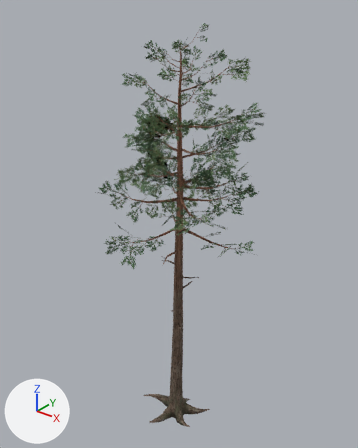
An edit to the Blender file assets/3d-models/pine_tall.blend, drawn before and after from the same camera.
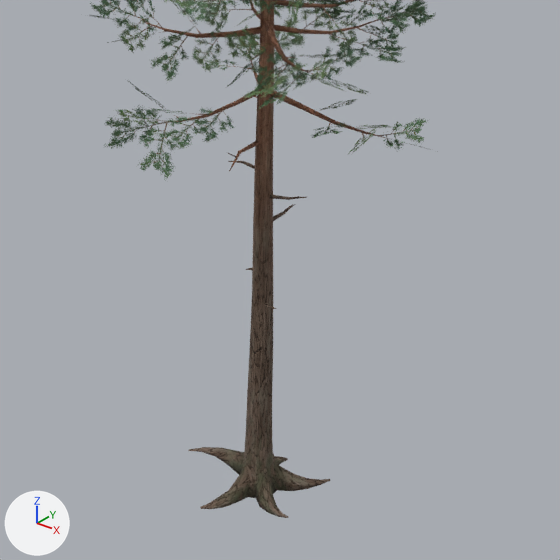
There are two pictures of each version: one whole from a camera (50 mm lens) standing at (8.96, -11.01, 14.9) and looking at (-0.14, 0.37, 7.85), one close up on the part from 16% to 88% of the width and 41% to 100% of the height. Lighting does not change. The marker at lower left points along +X, +Y and +Z. The older version's two pictures come first.

Names of what the first close-up shows: 'Pine_Tall'.
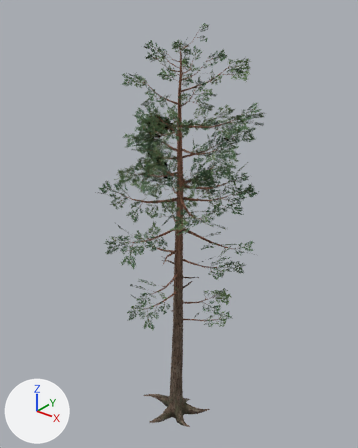
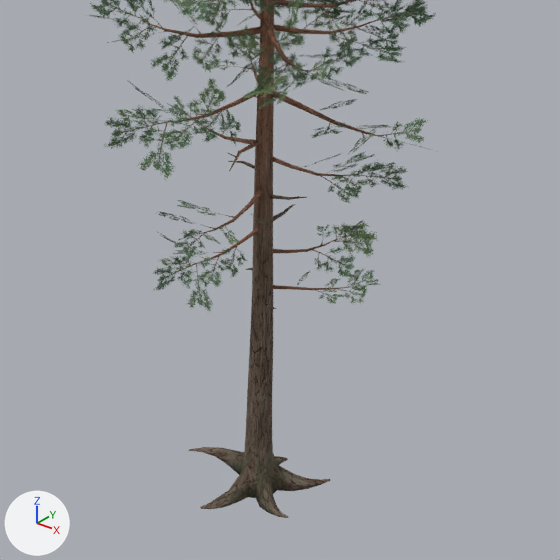
Pixel boxes (x1, y1, x2, y2) of what changed, in the close-ups (560 x 560 px):
part 1 of me_sm_pine_tall, added: after (272, 285, 350, 290)
part 2 of me_sm_pine_tall, added: after (273, 239, 336, 253)
part 3 of me_sm_pine_tall, added: after (194, 228, 258, 264)
part 4 of me_sm_pine_tall, added: after (201, 189, 264, 234)
part 5 of me_sm_pine_tall, added: after (271, 157, 357, 176)
part 6 of me_sm_pine_tall, added: after (201, 125, 256, 144)
part 7 of me_sm_pine_tall, added: after (153, 78, 409, 312)

What the commit changed:
me_sm_pine_tall is used by ob_pine_tall; location (0.0, 0.0, 0.0).
me_sm_pine_tall had 3212 vertices, 2608 faces and spanned x -2.28..3.15, y -2.53..3.12, z 0.0..14.0.
me_sm_pine_tall now has 3626 vertices, 2946 faces and spans x -2.28..3.15, y -2.53..3.12, z 0.0..14.0.
me_sm_pine_tall part 1: the loose piece of 27 vertices spanning x 0.12..2.35, y -0.12..0.14, z 7.77..7.99 is copied, and the copy is turned 42 degrees about the z axis through its middle and scaled by 0.65, then moved by (-0.58, 0.51, -3.57); it spans x 0.07..1.24, y 0.04..0.95, z 4.24..4.38.
me_sm_pine_tall part 2: the loose piece of 27 vertices spanning x -1.13..0.17, y 0.01..1.21, z 7.63..7.98 is copied, and the copy is turned -72 degrees about the z axis through its middle and scaled by 0.79, then moved by (0.85, 0.04, -2.86); it spans x 0.06..0.66, y 0.04..1.28, z 4.81..5.08.
me_sm_pine_tall part 3: the loose piece of 27 vertices spanning x -0.6..0.17, y -1.43..0.08, z 7.68..8.01 is copied, and the copy is turned 12 degrees about the z axis through its middle and scaled by 0.83, then moved by (0.16, 0.08, -2.4); it spans x -0.24..0.13, y -1.27..0.07, z 5.31..5.58.
me_sm_pine_tall part 4: the loose piece of 27 vertices spanning x 0.12..2.35, y -0.12..0.14, z 7.77..7.99 is copied, and the copy is turned -82 degrees about the z axis through its middle and scaled by 0.74, then moved by (-1.05, -0.77, -1.66); it spans x 0.06..0.27, y -1.58..0.07, z 6.14..6.3.
me_sm_pine_tall part 5: the loose piece of 27 vertices spanning x -0.6..0.17, y -1.43..0.08, z 7.68..8.01 is copied, and the copy is turned 145 degrees about the z axis through its middle and scaled by 0.88, then moved by (0.93, 1.09, -1.15); it spans x 0.08..1.37, y 0.02..0.76, z 6.54..6.83.
me_sm_pine_tall part 6: the loose piece of 27 vertices spanning x -1.13..0.17, y 0.01..1.21, z 7.63..7.98 is copied, and the copy is turned 37 degrees about the z axis through its middle and scaled by 0.9, then moved by (-0.16, -0.48, -0.9); it spans x -1.43..0.12, y 0.01..0.21, z 6.74..7.06.
me_sm_pine_tall part 7: 152 vertices added at x -2.13..2.06, y -2.14..1.93, z 4.15..7.49.
Other edits to the shape of me_sm_pine_tall do not show in these pictures.
